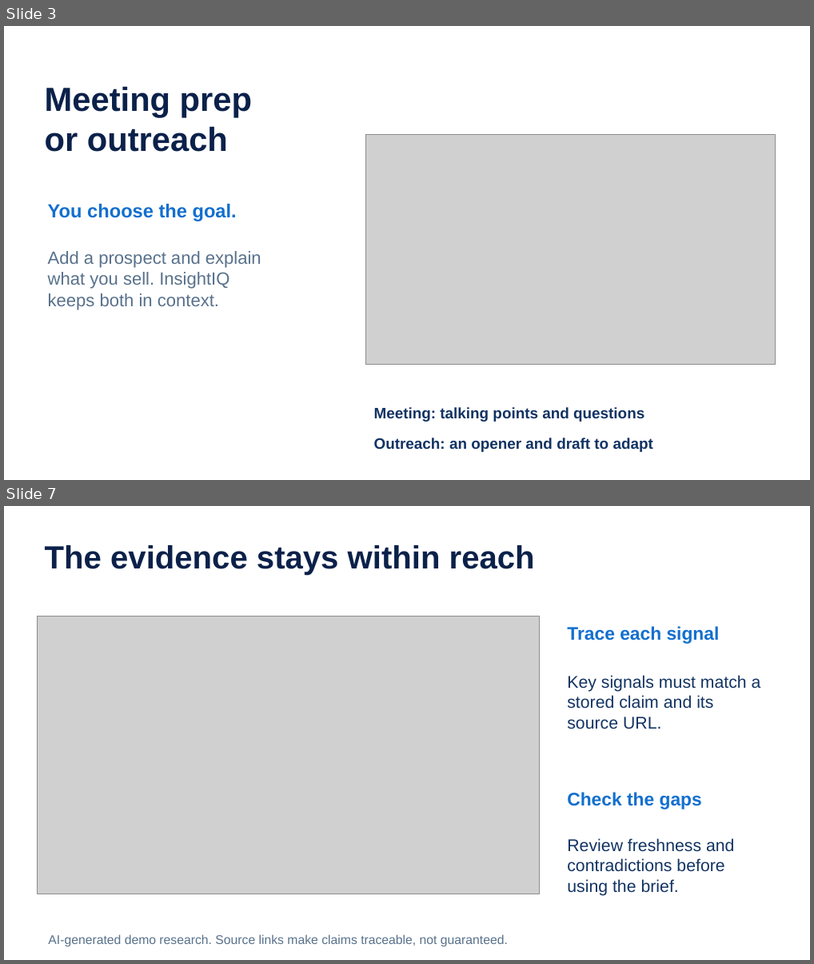
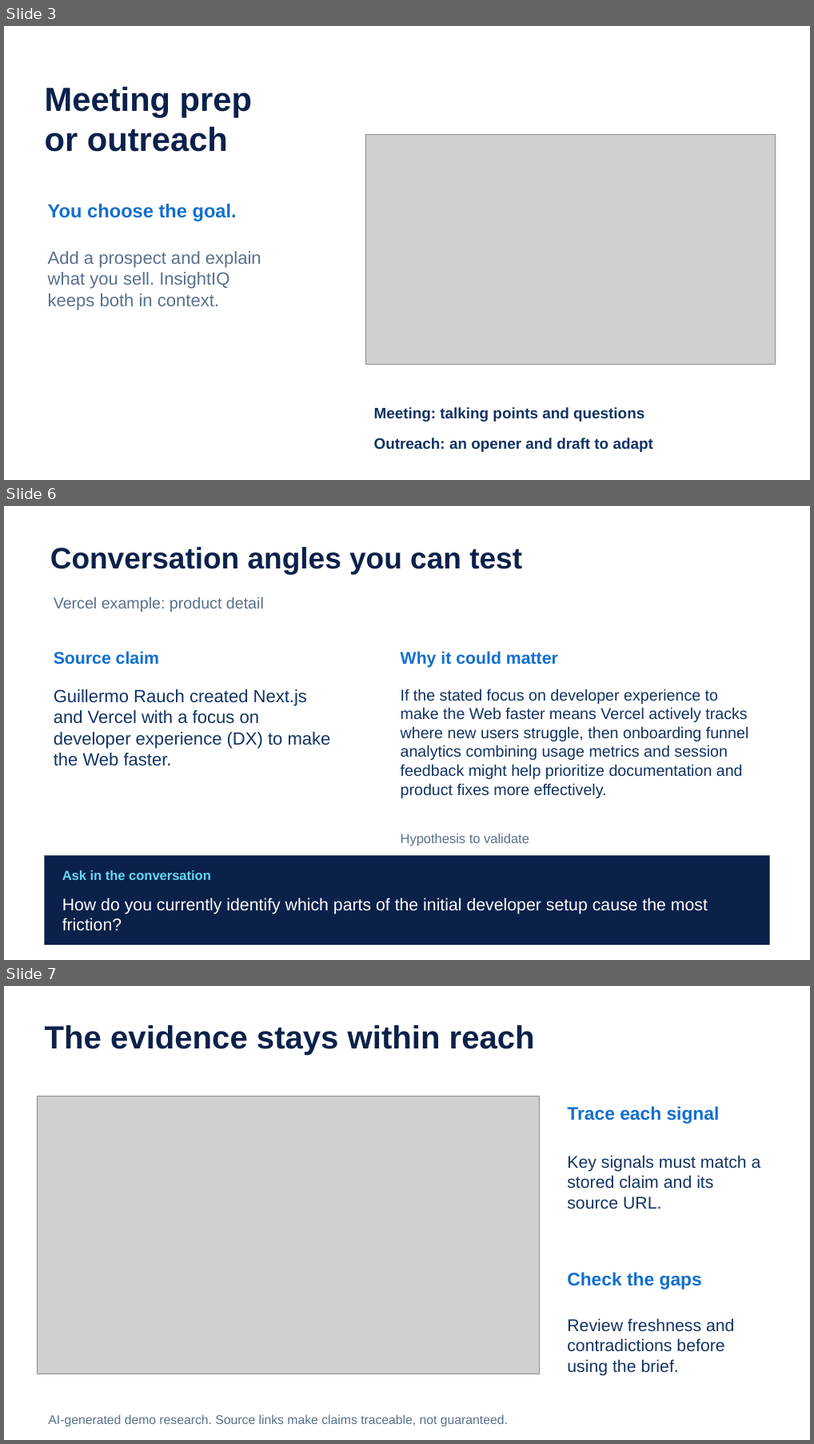
Before and after one commit to afnanahmadtariq/InsightIQ, a slide deck: presentation/InsightIQ-pitch-enhanced.pptx. Shown one above the other, each under a label of ours: slides 3 and 7 before the commit, slides 3, 6 and 7 after it; the slides between them are not shown. The pictures are 814x964 and 814x1444 pixels, drawn with LibreOffice and Linux fonts; fonts in the diff are those of the drawing; grey boxes stand for pictures. Boxes give left, top, right and bottom in pixels: in the first picture for what was removed or moved away, otherwise in the second. Text is boxed around its words. In the diff, an @@ line names an element or a change of style, - is before the commit and + after.

```diff
--- a/presentation/InsightIQ-pitch-enhanced.pptx
+++ b/presentation/InsightIQ-pitch-enhanced.pptx
@@ slide 6 added at (4,506,810,960), background #FFFFFF @@
@@ text added at (50,547,522,574), 35.2 pt, text #0B214A, bold @@
+Conversation angles you can test
@@ text added at (54,597,264,612), 18.8 pt, text #58718B @@
+Vercel example: product detail
@@ text added at (54,651,159,664), 20.2 pt, text #126FCE, bold @@
+Source claim
@@ text added at (401,651,558,668), 20.2 pt, text #126FCE, bold @@
+Why it could matter
@@ text added at (54,689,331,766), 21 pt, text #123363 @@
+Guillermo Rauch created Next.js and Vercel with a focus on developer experience (DX) to make the Web faster.
@@ text added at (401,688,750,798), 18.8 pt, text #123363 @@
+If the stated focus on developer experience to make the Web faster means Vercel actively tracks where new users struggle, then onboarding funnel analytics combining usage metrics and session feedback might help prioritize documentation and product fixes more effectively.
@@ text added at (401,833,530,846), 15.8 pt, text #58718B @@
+Hypothesis to validate
@@ rectangle added at (45,855,770,944), fill #0B214A @@
@@ text added at (62,870,211,880), 15.8 pt, text #63D7F2, bold @@
+Ask in the conversation
@@ text added at (62,897,708,931), 20.2 pt, text #FFFFFF @@
+How do you currently identify which parts of the initial developer setup cause the most friction?
```
Also in this commit, not shown: 3 slides changed, 2 other slides added, 3 slides removed, 8 other files.
